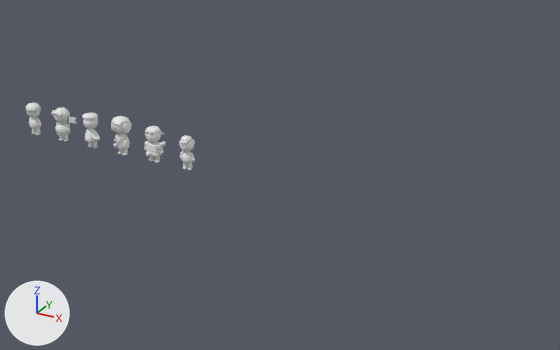
Before and after pictures for a commit that changed the Blender file assets/source/characters/characters.blend.
Camera for both pictures: a camera (50 mm lens) standing at (9.99, -9.22, 4.86) and looking at (4.79, 0.23, 0.13). The axes (+X, +Y, +Z) are drawn at lower left. The lights are the same throughout. The older version comes first.

The first picture shows 'char-a_mesh', 'char-b_mesh', 'char-c_mesh', 'char-d_mesh', 'player_mesh' and 1 more.
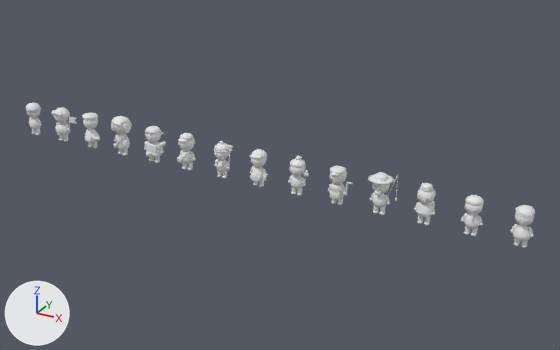
Pixel boxes [x1, y1, x2, y2] of what changed, in the pictures (560 x 350 px):
'resident-fisher_mesh', added: after [368, 172, 398, 215]
'resident-villager-b_mesh', added: after [510, 205, 535, 248]
'resident-merchant_mesh', added: after [414, 183, 436, 225]
'resident-villager-a_mesh', added: after [461, 195, 484, 236]
'resident-workshop_mesh', added: after [328, 166, 353, 205]
'resident-books_mesh', added: after [288, 155, 309, 196]
'resident-tasting_mesh', added: after [250, 149, 268, 187]
'resident-stage_mesh', added: after [214, 141, 233, 178]

Patch to the scene script:
```diff
--- a/assets/source/characters/characters.blend.py
+++ b/assets/source/characters/characters.blend.py
@@ me_resident_villager_b_geom @@
+me_resident_villager_b_geom.from_pydata(...)  # 894 vertices, 1704 faces; spans x -0.145..0.145, y -0.115..0.142, z 0.0..0.55
+me_resident_villager_b_geom.polygons.foreach_set('use_smooth', [True] * 1704)
@@ me_resident_villager_a_geom @@
+me_resident_villager_a_geom.from_pydata(...)  # 818 vertices, 1568 faces; spans x -0.145..0.145, y -0.116..0.122, z 0.0..0.55
+me_resident_villager_a_geom.polygons.foreach_set('use_smooth', [True] * 1568)
@@ me_resident_merchant_geom @@
+me_resident_merchant_geom.from_pydata(...)  # 974 vertices, 1864 faces; spans x -0.149..0.149, y -0.123..0.207, z 0.0..0.58
+me_resident_merchant_geom.polygons.foreach_set('use_smooth', [True] * 1864)
@@ me_resident_fisher_geom @@
+me_resident_fisher_geom.from_pydata(...)  # 946 vertices, 1804 faces; spans x -0.183..0.251, y -0.182..0.182, z 0.0..0.64
@@ me_resident_workshop_geom @@
+me_resident_workshop_geom.from_pydata(...)  # 902 vertices, 1712 faces; spans x -0.15..0.234, y -0.153..0.122, z 0.0..0.57
+me_resident_workshop_geom.polygons.foreach_set('use_smooth', [True] * 1712)
@@ me_resident_books_geom @@
+me_resident_books_geom.from_pydata(...)  # 990 vertices, 1876 faces; spans x -0.145..0.194, y -0.115..0.12, z 0.0..0.6
+me_resident_books_geom.polygons.foreach_set('use_smooth', [True] * 1876)
@@ me_resident_tasting_geom @@
+me_resident_tasting_geom.from_pydata(...)  # 1008 vertices, 1920 faces; spans x -0.148..0.155, y -0.126..0.146, z 0.0..0.57
@@ me_resident_stage_geom @@
+me_resident_stage_geom.from_pydata(...)  # 972 vertices, 1852 faces; spans x -0.143..0.211, y -0.115..0.123, z 0.0..0.6
+me_resident_stage_geom.polygons.foreach_set('use_smooth', [True] * 1852)
@@ ob_resident_villager_b_mesh @@
+ob_resident_villager_b_mesh = bpy.data.objects.new('resident-villager-b_mesh', me_resident_villager_b_geom)
+ob_resident_villager_b_mesh.location = (8.45, 0.0, 0.0)
@@ ob_resident_villager_a_mesh @@
+ob_resident_villager_a_mesh = bpy.data.objects.new('resident-villager-a_mesh', me_resident_villager_a_geom)
+ob_resident_villager_a_mesh.location = (7.8, 0.0, 0.0)
@@ ob_resident_merchant_mesh @@
+ob_resident_merchant_mesh = bpy.data.objects.new('resident-merchant_mesh', me_resident_merchant_geom)
+ob_resident_merchant_mesh.location = (7.15, 0.0, 0.0)
@@ ob_resident_fisher_mesh @@
+ob_resident_fisher_mesh = bpy.data.objects.new('resident-fisher_mesh', me_resident_fisher_geom)
+ob_resident_fisher_mesh.location = (6.5, 0.0, 0.0)
@@ ob_resident_workshop_mesh @@
+ob_resident_workshop_mesh = bpy.data.objects.new('resident-workshop_mesh', me_resident_workshop_geom)
+ob_resident_workshop_mesh.location = (5.85, 0.0, 0.0)
@@ ob_resident_books_mesh @@
+ob_resident_books_mesh = bpy.data.objects.new('resident-books_mesh', me_resident_books_geom)
+ob_resident_books_mesh.location = (5.2, 0.0, 0.0)
@@ ob_resident_tasting_mesh @@
+ob_resident_tasting_mesh = bpy.data.objects.new('resident-tasting_mesh', me_resident_tasting_geom)
+ob_resident_tasting_mesh.location = (4.55, 0.0, 0.0)
@@ ob_resident_stage_mesh @@
+ob_resident_stage_mesh = bpy.data.objects.new('resident-stage_mesh', me_resident_stage_geom)
+ob_resident_stage_mesh.location = (3.9, 0.0, 0.0)
```
